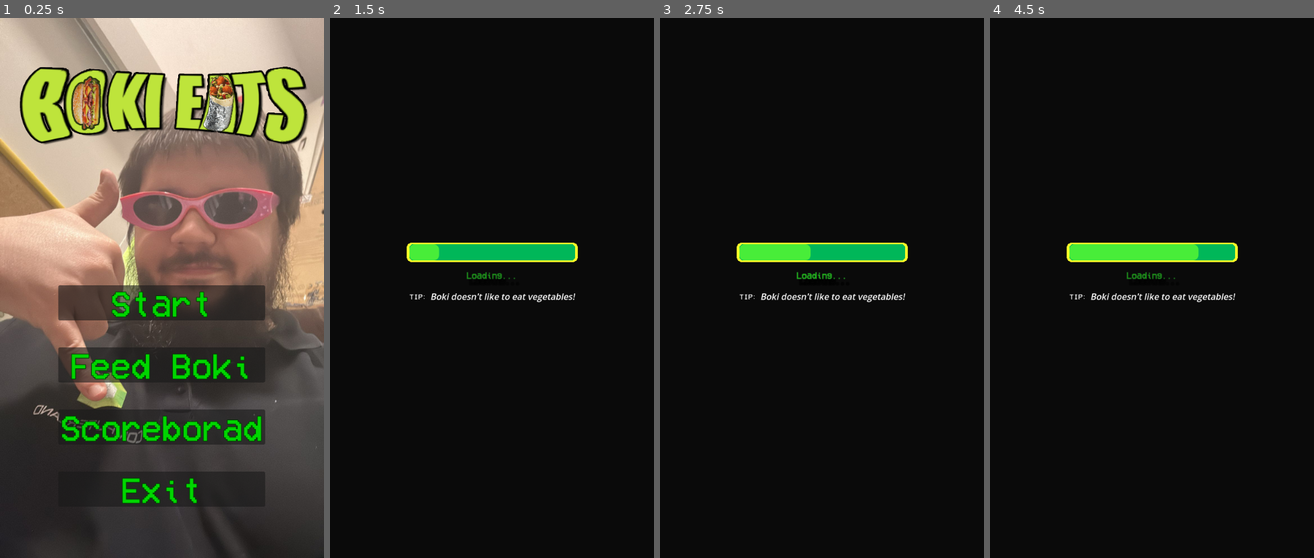
Above: before the commit, frames 1-4 (left to right).
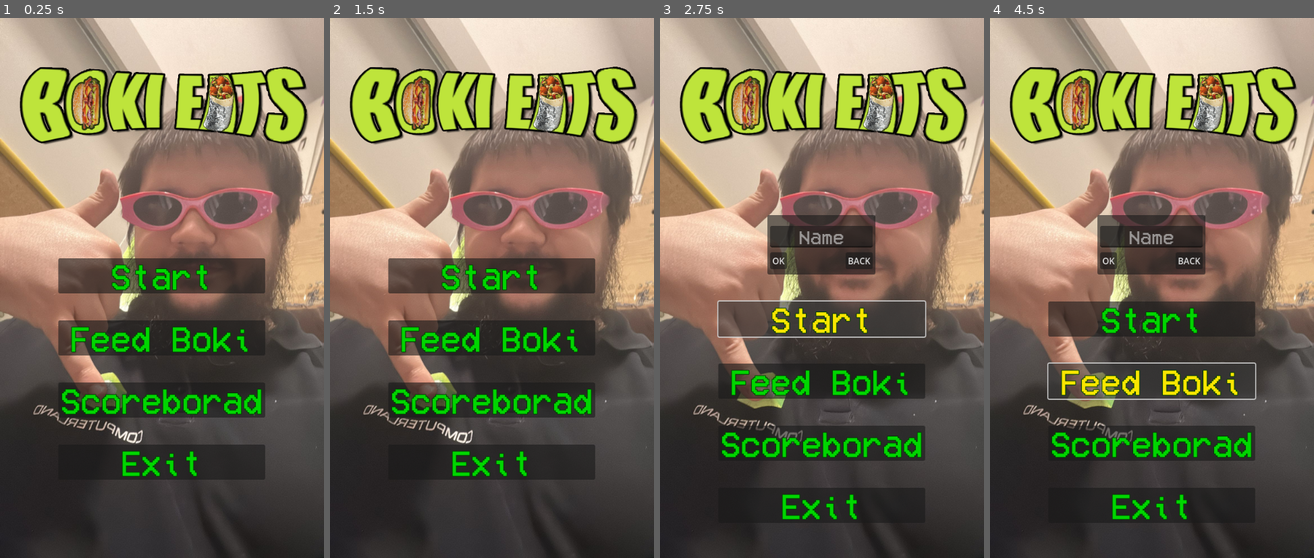
Above: after the commit, the same moments.

Repository: DKirkovik/Boki_eats_game
Game: Godot game, scene res://GUI/main_menu/main_menu.tscn
Same seed, same stepped clock (60 frames per second), same inputs: the game is played once before the commit and once after it.
Inputs (mouse positions are in pixels of both pictures, inside the frame that each line leads up to):
- Up to frame 1 (0.25 s): no input
- Up to frame 2 (1.5 s): click "Start" at 0.5 s; click (530, 261) at 1.25 s, where only the run after the commit has a clickable "BACK"
- Up to frame 3 (2.75 s): click (822, 277) at 2 s, where only the run after the commit has a clickable "Start"
- Up to frame 4 (4.5 s): click (1109, 261) at 2.75 s, where only the run after the commit has a clickable "OK"; click (1109, 261) at 3.5 s, where only the run after the commit has a clickable "OK"; click (1152, 379) at 4.25 s, where only the run after the commit has a clickable "Feed Boki"

The runs differ from the first frame. In frame 1, 18% of the frame differs, in the area x 17-82%, y 44-91%; in frame 2, 97%, in the area x 0-100%, y 0-100%; in frame 3, 96%; in frame 4, 96%.

Commit message:
added scoreboard system not complete

Diff:
--- a/GUI/main_menu/main_menu.gd
+++ b/GUI/main_menu/main_menu.gd
@@ -1,15 +1,19 @@
 extends Control
 
 @onready var main_menu_music = $MainMenuMusic
+@onready var panel_container = $CanvasLayer/MarginContainer/VBoxContainer/PanelContainer
+
+func _ready():
+	panel_container.hide()
 
 func _process(delta):
 	if Input.is_action_just_pressed("mute"):
 		music_settings()
 		GameManager.mute_audio.emit()
 
+
 func _on_start_pressed():
-	GameManager.change_game_scene()
-
+	panel_container.show()
 
 func _on_exit_pressed():
 	get_tree().quit()
--- a/GUI/main_menu/main_menu.tscn
+++ b/GUI/main_menu/main_menu.tscn
@@ -1,9 +1,10 @@
-[gd_scene load_steps=6 format=3 uid="uid://bqdfwyb3mesir"]
+[gd_scene load_steps=7 format=3 uid="uid://bqdfwyb3mesir"]
 
 [ext_resource type="Texture2D" uid="uid://g48oupc0o1p2" path="res://Assets/Sprites/mainMenu_boki.png" id="1_n1km4"]
 [ext_resource type="Script" path="res://GUI/main_menu/main_menu.gd" id="1_rbqlr"]
 [ext_resource type="FontFile" uid="uid://bd15h0dmq2vbx" path="res://Assets/Fonts/VCR_OSD_MONO_1.001.ttf" id="2_k70hb"]
 [ext_resource type="PackedScene" uid="uid://dtic3qg74le2x" path="res://Button/button.tscn" id="3_4x3t5"]
+[ext_resource type="PackedScene" uid="uid://bac5s1ggnf17w" path="res://GUI/main_menu/test_pop_up.tscn" id="3_m1kn6"]
 [ext_resource type="AudioStream" uid="uid://cxr8hu04yr3bu" path="res://Assets/Music/carnival_of_strangeness.wav" id="4_hg8uo"]
 
 [node name="MainMenu" type="Control"]
@@ -13,6 +14,7 @@
 anchor_bottom = 1.0
 grow_horizontal = 2
 grow_vertical = 2
+mouse_filter = 1
 script = ExtResource("1_rbqlr")
 
 [node name="Background" type="TextureRect" parent="."]
@@ -34,12 +36,18 @@
 grow_horizontal = 2
 grow_vertical = 2
 theme_override_constants/margin_top = 400
+theme_override_constants/margin_bottom = 100
 
 [node name="VBoxContainer" type="VBoxContainer" parent="CanvasLayer/MarginContainer"]
 layout_mode = 2
 size_flags_horizontal = 4
 size_flags_vertical = 4
 theme_override_constants/separation = 50
+
+[node name="PanelContainer" parent="CanvasLayer/MarginContainer/VBoxContainer" instance=ExtResource("3_m1kn6")]
+layout_mode = 2
+size_flags_horizontal = 4
+size_flags_vertical = 4
 
 [node name="Start" parent="CanvasLayer/MarginContainer/VBoxContainer" instance=ExtResource("3_4x3t5")]
 layout_mode = 2
--- /dev/null
+++ b/GUI/main_menu/test_pop_up.gd
@@ -0,0 +1,19 @@
+extends PanelContainer
+
+@onready var line_edit = $MarginContainer2/VBoxContainer/LineEdit
+@onready var ok = $MarginContainer2/VBoxContainer/MarginContainer/OK
+@onready var back = $MarginContainer2/VBoxContainer/MarginContainer/Back
+
+var line_filled := false
+
+
+
+
+func _on_back_pressed():
+	if self.visible:
+		hide()
+
+
+func _on_ok_pressed():
+	if line_filled:
+		GameManager.change_game_scene()
--- /dev/null
+++ b/GUI/main_menu/test_pop_up.tscn
@@ -0,0 +1,51 @@
+[gd_scene load_steps=3 format=3 uid="uid://bac5s1ggnf17w"]
+
+[ext_resource type="FontFile" uid="uid://bd15h0dmq2vbx" path="res://Assets/Fonts/VCR_OSD_MONO_1.001.ttf" id="1_sl0ww"]
+[ext_resource type="Script" path="res://GUI/main_menu/test_pop_up.gd" id="1_so0us"]
+
+[node name="TextPopUP" type="PanelContainer"]
+custom_minimum_size = Vector2(200, 100)
+offset_left = 5.0
+offset_top = 5.0
+offset_right = 205.0
+offset_bottom = 105.0
+mouse_filter = 1
+script = ExtResource("1_so0us")
+
+[node name="MarginContainer2" type="MarginContainer" parent="."]
+layout_mode = 2
+theme_override_constants/margin_left = 5
+theme_override_constants/margin_top = 20
+theme_override_constants/margin_right = 5
+theme_override_constants/margin_bottom = 5
+
+[node name="VBoxContainer" type="VBoxContainer" parent="MarginContainer2"]
+layout_mode = 2
+
+[node name="LineEdit" type="LineEdit" parent="MarginContainer2/VBoxContainer"]
+layout_mode = 2
+size_flags_vertical = 4
+theme_override_fonts/font = ExtResource("1_sl0ww")
+theme_override_font_sizes/font_size = 36
+placeholder_text = "Name"
+alignment = 1
+max_length = 18
+
+[node name="MarginContainer" type="MarginContainer" parent="MarginContainer2/VBoxContainer"]
+layout_mode = 2
+size_flags_vertical = 8
+theme_override_constants/margin_top = 5
+theme_override_constants/margin_bottom = 5
+
+[node name="OK" type="Button" parent="MarginContainer2/VBoxContainer/MarginContainer"]
+layout_mode = 2
+size_flags_horizontal = 0
+text = "OK"
+
+[node name="Back" type="Button" parent="MarginContainer2/VBoxContainer/MarginContainer"]
+layout_mode = 2
+size_flags_horizontal = 8
+text = "BACK"
+
+[connection signal="pressed" from="MarginContainer2/VBoxContainer/MarginContainer/OK" to="." method="_on_ok_pressed"]
+[connection signal="pressed" from="MarginContainer2/VBoxContainer/MarginContainer/Back" to="." method="_on_back_pressed"]
--- a/GameManagers/game_manager.gd
+++ b/GameManagers/game_manager.gd
@@ -12,6 +12,7 @@
 var score:float
 var is_game_over:bool = false
 var lives:int
+var cur_player_stats : PlayerStats
 
 var game_scene: PackedScene = load("res://World/world.tscn")
 var menu_scene: PackedScene = load("res://GUI/main_menu/main_menu.tscn")
--- /dev/null
+++ b/GameManagers/player_stats.gd
@@ -0,0 +1,7 @@
+extends Node
+
+class_name PlayerStats
+
+var player_name
+var player_score
+var final_score
--- a/LoadingScreen/load_screen.gd
+++ b/LoadingScreen/load_screen.gd
@@ -22,7 +22,6 @@
 			obj_instance.set_physics_process(false)
 			obj_instance.z_index = -1
 			call_deferred("add_child",obj_instance)
-			print("child added",obj_instance)
 			obj_to_delete.append(obj_instance)
 
 
--- a/LoadingScreen/load_screen.tscn
+++ b/LoadingScreen/load_screen.tscn
@@ -38,22 +38,6 @@
 corner_radius_bottom_right = 10
 corner_radius_bottom_left = 10
 
-[sub_resource type="Animation" id="Animation_t80hp"]
-resource_name = "idle"
-loop_mode = 1
-tracks/0/type = "value"
-tracks/0/imported = false
-tracks/0/enabled = true
-tracks/0/path = NodePath("ColorRect/VBoxContainer/Label:modulate")
-tracks/0/interp = 2
-tracks/0/loop_wrap = true
-tracks/0/keys = {
-"times": PackedFloat32Array(0, 0.5, 1),
-"transitions": PackedFloat32Array(1.06464, 3.34118, 1),
-"update": 0,
-"values": [Color(1, 1, 1, 1), Color(1, 1, 1, 0.0784314), Color(1, 1, 1, 0.766608)]
-}
-
 [sub_resource type="Animation" id="Animation_13frl"]
 length = 0.001
 tracks/0/type = "value"
@@ -111,6 +95,22 @@
 }]
 }
 
+[sub_resource type="Animation" id="Animation_t80hp"]
+resource_name = "idle"
+loop_mode = 1
+tracks/0/type = "value"
+tracks/0/imported = false
+tracks/0/enabled = true
+tracks/0/path = NodePath("ColorRect/VBoxContainer/Label:modulate")
+tracks/0/interp = 2
+tracks/0/loop_wrap = true
+tracks/0/keys = {
+"times": PackedFloat32Array(0, 0.5, 1),
+"transitions": PackedFloat32Array(1.06464, 3.34118, 1),
+"update": 0,
+"values": [Color(1, 1, 1, 1), Color(1, 1, 1, 0.0784314), Color(1, 1, 1, 0.766608)]
+}
+
 [sub_resource type="AnimationLibrary" id="AnimationLibrary_mswsm"]
 _data = {
 "RESET": SubResource("Animation_13frl"),
--- a/Player/boki.tscn
+++ b/Player/boki.tscn
@@ -168,7 +168,7 @@
 stream = SubResource("AudioStreamRandomizer_xc6fr")
 
 [node name="Marker2D" type="Marker2D" parent="."]
-position = Vector2(0, 27)
+position = Vector2(0, 18)
 
 [node name="AudioBlee" type="AudioStreamPlayer2D" parent="."]
 stream = SubResource("AudioStreamRandomizer_val6b")
--- a/Player/food_crumbs.gd
+++ b/Player/food_crumbs.gd
@@ -1,5 +1,8 @@
-extends GPUParticles2D
+extends CPUParticles2D
 
+func _ready():
+	one_shot = true
+	emitting = true
 
 
 func _on_timer_timeout():
--- a/Player/food_crumbs.tscn
+++ b/Player/food_crumbs.tscn
@@ -1,37 +1,25 @@
-[gd_scene load_steps=5 format=3 uid="uid://ci1nv8jqi66y8"]
+[gd_scene load_steps=2 format=3 uid="uid://ci1nv8jqi66y8"]
 
 [ext_resource type="Script" path="res://Player/food_crumbs.gd" id="1_iy043"]
 
-[sub_resource type="Curve" id="Curve_hgbcp"]
-max_value = 3.0
-_data = [Vector2(0, 1), 0.0, 0.0, 0, 0, Vector2(1, 1), 0.0, 0.0, 0, 0]
-point_count = 2
-
-[sub_resource type="CurveTexture" id="CurveTexture_e5ktj"]
-curve = SubResource("Curve_hgbcp")
-
-[sub_resource type="ParticleProcessMaterial" id="ParticleProcessMaterial_scc4s"]
-particle_flag_disable_z = true
-emission_shape_scale = Vector3(60, 10, 1)
-emission_shape = 1
-emission_sphere_radius = 1.0
-direction = Vector3(1, 1, 0)
-spread = 180.0
-gravity = Vector3(0, 100, 0)
-radial_accel_max = 100.0
-scale_max = 3.0
-scale_over_velocity_max = 50.0
-scale_over_velocity_curve = SubResource("CurveTexture_e5ktj")
-color = Color(0.984314, 0.592157, 0.294118, 1)
-hue_variation_max = 0.25
-
-[node name="FoodCrumbs" type="GPUParticles2D"]
+[node name="FoodCrumbs" type="CPUParticles2D"]
 position = Vector2(0, 19)
+emitting = false
 amount = 30
-process_material = SubResource("ParticleProcessMaterial_scc4s")
-preprocess = 2.0
+lifetime = 1.1
+preprocess = 0.2
 explosiveness = 1.0
 randomness = 1.0
+emission_shape = 1
+emission_sphere_radius = 20.0
+spread = 180.0
+gravity = Vector2(2.08165e-12, 90)
+initial_velocity_min = 5.0
+initial_velocity_max = 15.0
+angle_max = 45.0
+scale_amount_min = 0.8
+scale_amount_max = 2.0
+color = Color(0.974954, 0.781438, 0.413809, 1)
 script = ExtResource("1_iy043")
 
 [node name="Timer" type="Timer" parent="."]
--- a/PowerUp/kapi.tscn
+++ b/PowerUp/kapi.tscn
@@ -13,6 +13,3 @@
 [node name="Sprite2D" parent="." index="0"]
 scale = Vector2(0.07, 0.07)
 texture = ExtResource("2_14y68")
-
-[node name="GPUParticles2D" parent="." index="2"]
-position = Vector2(0, -47)
--- a/PowerUp/monster.tscn
+++ b/PowerUp/monster.tscn
@@ -13,31 +13,6 @@
 [sub_resource type="CapsuleShape2D" id="CapsuleShape2D_k6vqs"]
 radius = 16.0
 height = 82.0
-
-[sub_resource type="Curve" id="Curve_jyl6n"]
-max_value = 3.0
-_data = [Vector2(0, 1), 0.0, 0.0, 0, 0, Vector2(1, 1), 0.0, 0.0, 0, 0]
-point_count = 2
-
-[sub_resource type="CurveTexture" id="CurveTexture_5on7q"]
-curve = SubResource("Curve_jyl6n")
-
-[sub_resource type="ParticleProcessMaterial" id="ParticleProcessMaterial_dfs5g"]
-lifetime_randomness = 0.1
-particle_flag_disable_z = true
-emission_shape_scale = Vector3(15, 10, 1)
-emission_shape = 3
-emission_box_extents = Vector3(1, 1, 1)
-spread = 60.0
-gravity = Vector3(0, -100, 0)
-linear_accel_min = 1.0
-linear_accel_max = 2.05
-scale_max = 4.0
-scale_over_velocity_max = 10.0
-scale_over_velocity_curve = SubResource("CurveTexture_5on7q")
-color = Color(0.729412, 1, 0.631373, 1)
-hue_variation_min = -0.05
-hue_variation_max = 0.09
 
 [node name="Monster" type="Area2D" groups=["powerups"]]
 script = ExtResource("1_gjlgu")
@@ -55,7 +30,14 @@
 [node name="CollisionShape2D" type="CollisionShape2D" parent="."]
 shape = SubResource("CapsuleShape2D_k6vqs")
 
-[node name="GPUParticles2D" type="GPUParticles2D" parent="."]
+[node name="CPUParticles2D" type="CPUParticles2D" parent="."]
 position = Vector2(0, -39)
 amount = 20
-process_material = SubResource("ParticleProcessMaterial_dfs5g")
+speed_scale = 1.3
+emission_shape = 3
+emission_rect_extents = Vector2(14, 10)
+gravity = Vector2(2.08165e-12, -90)
+initial_velocity_max = 5.0
+scale_amount_max = 3.0
+color = Color(0.682353, 1, 0.396078, 1)
+hue_variation_max = 1.0
--- /dev/null
+++ b/Scoreboard/score_name_container.gd
@@ -0,0 +1,10 @@
+extends MarginContainer
+
+@onready var label_name = $Name
+@onready var label_score = $Score
+
+
+
+func set_params(score_name,score_score) ->void:
+	label_name.text = str(score_name)
+	label_score.text = str(score_score)
--- /dev/null
+++ b/Scoreboard/score_name_container.tscn
@@ -0,0 +1,30 @@
+[gd_scene load_steps=3 format=3 uid="uid://21ir5dsftxpc"]
+
+[ext_resource type="Script" path="res://Scoreboard/score_name_container.gd" id="1_8umgl"]
+[ext_resource type="LabelSettings" uid="uid://dmkt5sqr2clce" path="res://Assets/Fonts/Lable scoreboard.tres" id="1_c0gfi"]
+
+[node name="ScoreNameContainer" type="MarginContainer"]
+anchors_preset = 10
+anchor_right = 1.0
+offset_bottom = 29.0
+grow_horizontal = 2
+theme_override_constants/margin_left = 20
+theme_override_constants/margin_top = 10
+theme_override_constants/margin_right = 20
+theme_override_constants/margin_bottom = 10
+script = ExtResource("1_8umgl")
+
+[node name="Name" type="Label" parent="."]
+layout_mode = 2
+size_flags_horizontal = 0
+text = "Darko"
+label_settings = ExtResource("1_c0gfi")
+horizontal_alignment = 2
+vertical_alignment = 1
+
+[node name="Score" type="Label" parent="."]
+layout_mode = 2
+size_flags_horizontal = 8
+text = "9999"
+label_settings = ExtResource("1_c0gfi")
+vertical_alignment = 1
--- /dev/null
+++ b/Scoreboard/scoreboard.gd
@@ -0,0 +1,17 @@
+extends Control
+
+@export var score_container : PackedScene
+@onready var names_container = $Panel/ScoreContainer/NamesContainer
+
+
+
+func fill_container(score_list) ->void:
+	for score in score_list:
+		instant_score_name_cont(score.player_name,score.player_score)
+
+
+
+func instant_score_name_cont(names,scores) ->void:
+	var score_container_inst = score_container.instantiate()
+	score_container_inst.set_params(names,scores)
+	names_container.add_child(score_container_inst)
--- a/Scoreboard/scoreboard.tscn
+++ b/Scoreboard/scoreboard.tscn
@@ -1,7 +1,8 @@
-[gd_scene load_steps=5 format=3 uid="uid://cnpntvhcsos2h"]
+[gd_scene load_steps=6 format=3 uid="uid://cnpntvhcsos2h"]
 
+[ext_resource type="Script" path="res://Scoreboard/scoreboard.gd" id="1_44moo"]
 [ext_resource type="FontFile" uid="uid://bd15h0dmq2vbx" path="res://Assets/Fonts/VCR_OSD_MONO_1.001.ttf" id="1_kbfuc"]
-[ext_resource type="LabelSettings" uid="uid://dmkt5sqr2clce" path="res://Assets/Fonts/Lable scoreboard.tres" id="1_ts6c1"]
+[ext_resource type="PackedScene" uid="uid://21ir5dsftxpc" path="res://Scoreboard/score_name_container.tscn" id="3_6vsrg"]
 [ext_resource type="PackedScene" uid="uid://dtic3qg74le2x" path="res://Button/button.tscn" id="3_nrxpl"]
 
 [sub_resource type="LabelSettings" id="LabelSettings_gcytn"]
@@ -22,6 +23,7 @@
 anchor_bottom = 1.0
 grow_horizontal = 2
 grow_vertical = 2
+script = ExtResource("1_44moo")
 
 [node name="Panel" type="Panel" parent="."]
 layout_mode = 1
@@ -61,163 +63,11 @@
 theme_override_constants/margin_right = 120
 theme_override_constants/margin_bottom = 200
 
-[node name="Names" type="VBoxContainer" parent="Panel/ScoreContainer"]
+[node name="NamesContainer" type="VBoxContainer" parent="Panel/ScoreContainer"]
 layout_mode = 2
-theme_override_constants/separation = 20
 
-[node name="Name" type="Label" parent="Panel/ScoreContainer/Names"]
+[node name="ScoreNameContainer" parent="Panel/ScoreContainer/NamesContainer" instance=ExtResource("3_6vsrg")]
 layout_mode = 2
-size_flags_horizontal = 0
-text = "Darko"
-label_settings = ExtResource("1_ts6c1")
-horizontal_alignment = 2
-vertical_alignment = 1
-
-[node name="Name2" type="Label" parent="Panel/ScoreContainer/Names"]
-layout_mode = 2
-size_flags_horizontal = 0
-text = "Darko"
-label_settings = ExtResource("1_ts6c1")
-horizontal_alignment = 2
-vertical_alignment = 1
-
-[node name="Name3" type="Label" parent="Panel/ScoreContainer/Names"]
-layout_mode = 2
-size_flags_horizontal = 0
-text = "Darko"
-label_settings = ExtResource("1_ts6c1")
-horizontal_alignment = 2
-vertical_alignment = 1
-
-[node name="Name4" type="Label" parent="Panel/ScoreContainer/Names"]
-layout_mode = 2
-size_flags_horizontal = 0
-text = "Darko"
-label_settings = ExtResource("1_ts6c1")
-horizontal_alignment = 2
-vertical_alignment = 1
-
-[node name="Name5" type="Label" parent="Panel/ScoreContainer/Names"]
-layout_mode = 2
-size_flags_horizontal = 0
-text = "Darko"
-label_settings = ExtResource("1_ts6c1")
-horizontal_alignment = 2
-vertical_alignment = 1
-
-[node name="Name6" type="Label" parent="Panel/ScoreContainer/Names"]
-layout_mode = 2
-size_flags_horizontal = 0
-text = "Darko"
-label_settings = ExtResource("1_ts6c1")
-horizontal_alignment = 2
-vertical_alignment = 1
-
-[node name="Name7" type="Label" parent="Panel/ScoreContainer/Names"]
-layout_mode = 2
-size_flags_horizontal = 0
-text = "Darko"
-label_settings = ExtResource("1_ts6c1")
-horizontal_alignment = 2
-vertical_alignment = 1
-
-[node name="Name8" type="Label" parent="Panel/ScoreContainer/Names"]
-layout_mode = 2
-size_flags_horizontal = 0
-text = "Darko"
-label_settings = ExtResource("1_ts6c1")
-horizontal_alignment = 2
-vertical_alignment = 1
-
-[node name="Name9" type="Label" parent="Panel/ScoreContainer/Names"]
-layout_mode = 2
-size_flags_horizontal = 0
-text = "Darko"
-label_settings = ExtResource("1_ts6c1")
-horizontal_alignment = 2
-vertical_alignment = 1
-
-[node name="Name10" type="Label" parent="Panel/ScoreContainer/Names"]
-layout_mode = 2
-size_flags_horizontal = 0
-text = "Darko"
-label_settings = ExtResource("1_ts6c1")
-horizontal_alignment = 2
-vertical_alignment = 1
-
-[node name="Score" type="VBoxContainer" parent="Panel/ScoreContainer"]
-layout_mode = 2
-theme_override_constants/separation = 20
-
-[node name="Score" type="Label" parent="Panel/ScoreContainer/Score"]
-layout_mode = 2
-size_flags_horizontal = 8
-text = "9999"
-label_settings = ExtResource("1_ts6c1")
-vertical_alignment = 1
-
-[node name="Score2" type="Label" parent="Panel/ScoreContainer/Score"]
-layout_mode = 2
-size_flags_horizontal = 8
-text = "9999"
-label_settings = ExtResource("1_ts6c1")
-vertical_alignment = 1
-
-[node name="Score3" type="Label" parent="Panel/ScoreContainer/Score"]
-layout_mode = 2
-size_flags_horizontal = 8
-text = "9999"
-label_settings = ExtResource("1_ts6c1")
-vertical_alignment = 1
-
-[node name="Score4" type="Label" parent="Panel/ScoreContainer/Score"]
-layout_mode = 2
-size_flags_horizontal = 8
-text = "9999"
-label_settings = ExtResource("1_ts6c1")
-vertical_alignment = 1
-
-[node name="Score5" type="Label" parent="Panel/ScoreContainer/Score"]
-layout_mode = 2
-size_flags_horizontal = 8
-text = "9999"
-label_settings = ExtResource("1_ts6c1")
-vertical_alignment = 1
-
-[node name="Score6" type="Label" parent="Panel/ScoreContainer/Score"]
-layout_mode = 2
-size_flags_horizontal = 8
-text = "9999"
-label_settings = ExtResource("1_ts6c1")
-vertical_alignment = 1
-
-[node name="Score7" type="Label" parent="Panel/ScoreContainer/Score"]
-layout_mode = 2
-size_flags_horizontal = 8
-text = "9999"
-label_settings = ExtResource("1_ts6c1")
-vertical_alignment = 1
-
-[node name="Score8" type="Label" parent="Panel/ScoreContainer/Score"]
-layout_mode = 2
-size_flags_horizontal = 8
-text = "9999"
-label_settings = ExtResource("1_ts6c1")
-vertical_alignment = 1
-
-[node name="Score9" type="Label" parent="Panel/ScoreContainer/Score"]
-layout_mode = 2
-size_flags_horizontal = 8
-text = "9999"
-label_settings = ExtResource("1_ts6c1")
-vertical_alignment = 1
-
-[node name="Score10" type="Label" parent="Panel/ScoreContainer/Score"]
-layout_mode = 2
-size_flags_horizontal = 8
-text = "9999"
-label_settings = ExtResource("1_ts6c1")
-vertical_alignment = 1
 
 [node name="ButtonContainer" type="MarginContainer" parent="Panel"]
 layout_mode = 1
@@ -237,14 +87,14 @@
 size_flags_vertical = 8
 theme_override_constants/separation = 150
 
+[node name="Play" parent="Panel/ButtonContainer/HBoxContainer" instance=ExtResource("3_nrxpl")]
+layout_mode = 2
+size_flags_horizontal = 8
+text = "Play
+"
+
 [node name="Back" parent="Panel/ButtonContainer/HBoxContainer" instance=ExtResource("3_nrxpl")]
 layout_mode = 2
 size_flags_horizontal = 0
 text = "Back
 "
-
-[node name="Play" parent="Panel/ButtonContainer/HBoxContainer" instance=ExtResource("3_nrxpl")]
-layout_mode = 2
-size_flags_horizontal = 8
-text = "Play
-"
--- a/Walls/Particles/gpu_particles_2d.gd
+++ b/Walls/Particles/gpu_particles_2d.gd
@@ -1,4 +1,4 @@
-extends GPUParticles2D
+extends CPUParticles2D
 
 
 func _ready():
--- a/Walls/Particles/gpu_particles_2d.tscn
+++ b/Walls/Particles/gpu_particles_2d.tscn
@@ -1,28 +1,20 @@
-[gd_scene load_steps=3 format=3 uid="uid://n3s85dv68gnp"]
+[gd_scene load_steps=2 format=3 uid="uid://n3s85dv68gnp"]
 
 [ext_resource type="Script" path="res://Walls/Particles/gpu_particles_2d.gd" id="1_pchr2"]
 
-[sub_resource type="ParticleProcessMaterial" id="ParticleProcessMaterial_jmfwu"]
-particle_flag_disable_z = true
-emission_shape_scale = Vector3(40, 2, 1)
-emission_shape = 1
-emission_sphere_radius = 1.0
-angle_max = 45.0
-spread = 80.0
-gravity = Vector3(0, -100, 0)
-linear_accel_max = 50.0
-radial_accel_max = 50.0
-tangential_accel_max = 10.0
-scale_max = 4.0
-color = Color(0.831373, 0.156863, 0.141176, 1)
-
-[node name="GPUParticles2D" type="GPUParticles2D"]
+[node name="CPUParticles2D" type="CPUParticles2D"]
+emitting = false
 amount = 10
-process_material = SubResource("ParticleProcessMaterial_jmfwu")
-lifetime = 0.4
-speed_scale = 1.4
-explosiveness = 1.0
+lifetime = 0.7
+one_shot = true
+explosiveness = 0.8
 randomness = 1.0
+spread = 180.0
+gravity = Vector2(2.08165e-12, -90)
+initial_velocity_max = 10.0
+angular_velocity_max = 10.0
+scale_amount_max = 2.0
+color = Color(0.722284, 0.140263, 0.179504, 1)
 script = ExtResource("1_pchr2")
 
 [node name="Timer" type="Timer" parent="."]
--- a/project.godot
+++ b/project.godot
@@ -67,8 +67,3 @@
 "events": [Object(InputEventKey,"resource_local_to_scene":false,"resource_name":"","device":-1,"window_id":0,"alt_pressed":false,"shift_pressed":false,"ctrl_pressed":false,"meta_pressed":false,"pressed":false,"keycode":0,"physical_keycode":77,"key_label":0,"unicode":109,"echo":false,"script":null)
 ]
 }
-
-[rendering]
-
-renderer/rendering_method="gl_compatibility"
-renderer/rendering_method.mobile="gl_compatibility"
Not shown: 1 places in PowerUp/monster.tscn that only renumber resources
